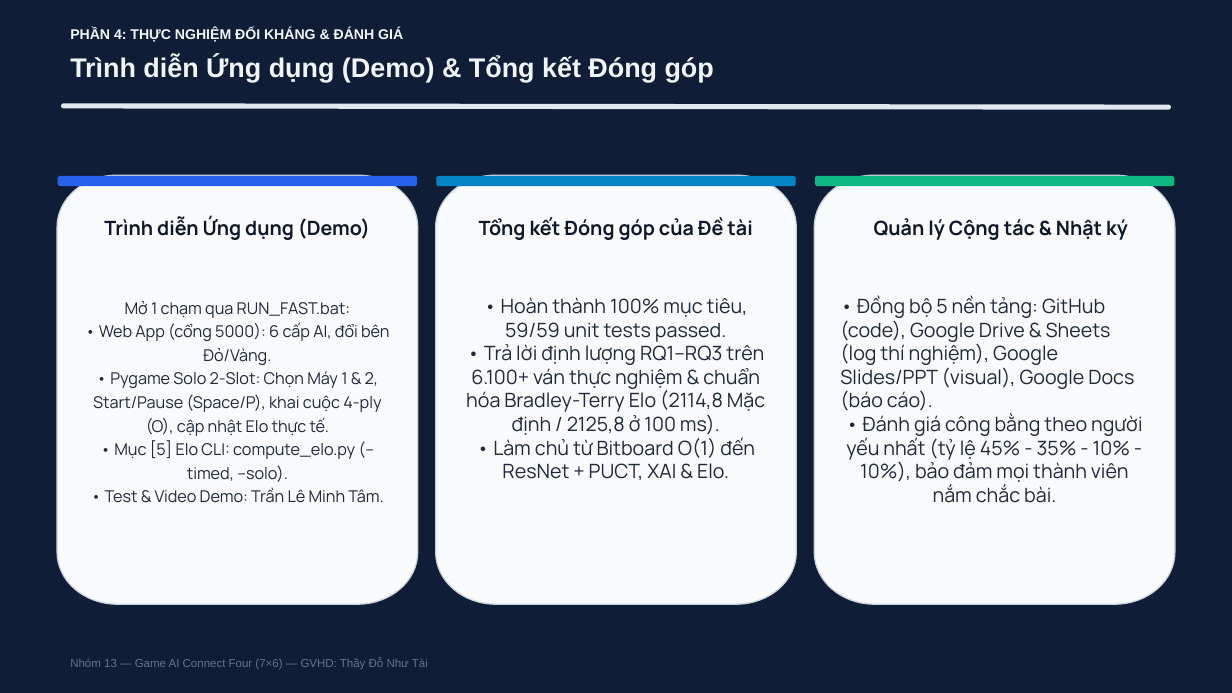
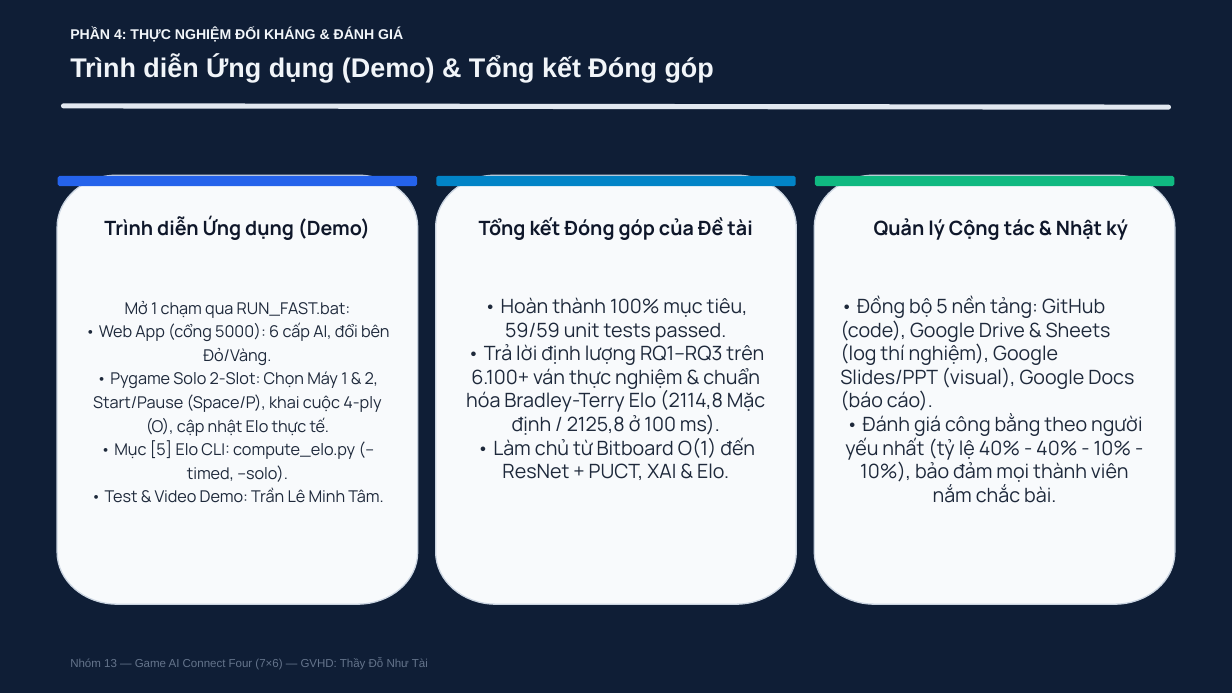
Before and after one commit to BMT0306/ConnectFour_7X6_AdvanceAi_ThayTai_Nhom13, a slide deck: slide 32 of docs/SLIDE_THUYET_TRINH_CONNECT_FOUR_NHOM13.pptx. Drawn at 1232x693 pixels with LibreOffice and Linux fonts; fonts in the diff are those of the drawing. Boxes give left, top, right and bottom in pixels: in the first picture for what was removed or moved away, otherwise in the second. Text is boxed around its words. In the diff, an @@ line names an element or a change of style, - is before the commit and + after.

Commit message:
docs: finalize team contribution split to Trung 40%, Tam 40%, Tai 10%, Thinh 10% across all docs, slides, report and excel

```diff
--- a/docs/SLIDE_THUYET_TRINH_CONNECT_FOUR_NHOM13.pptx
+++ b/docs/SLIDE_THUYET_TRINH_CONNECT_FOUR_NHOM13.pptx
@@ text at box(840, 295, 1143, 503): text changed @@
-• Đồng bộ 5 nền tảng: GitHub (code), Google Drive & Sheets (log thí nghiệm), Google Slides/PPT (visual), Google Docs (báo cáo).
-• Đánh giá công bằng theo người yếu nhất (tỷ lệ 45% - 35% - 10% - 10%), bảo đảm mọi thành viên nắm chắc bài.
+• Đồng bộ 5 nền tảng: GitHub (code), Google Drive & Sheets (log thí nghiệm), Google Slides/PPT (visual), Google Docs (báo cáo).
+• Đánh giá công bằng theo người yếu nhất (tỷ lệ 40% - 40% - 10% - 10%), bảo đảm mọi thành viên nắm chắc bài.
```
Also in this commit, not shown: 2 other slides changed, 16 other files.
